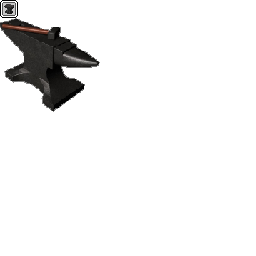
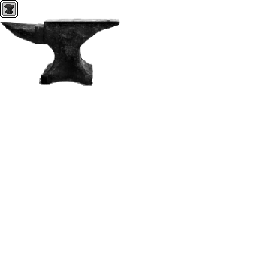
The second 256x256 image is a revision of the first. Changes to its layers:
removed layer "Pasted Layer #1" (was darken) over [0, 18, 100, 112]
painted on "Pasted Layer" over [0, 18, 120, 112]
